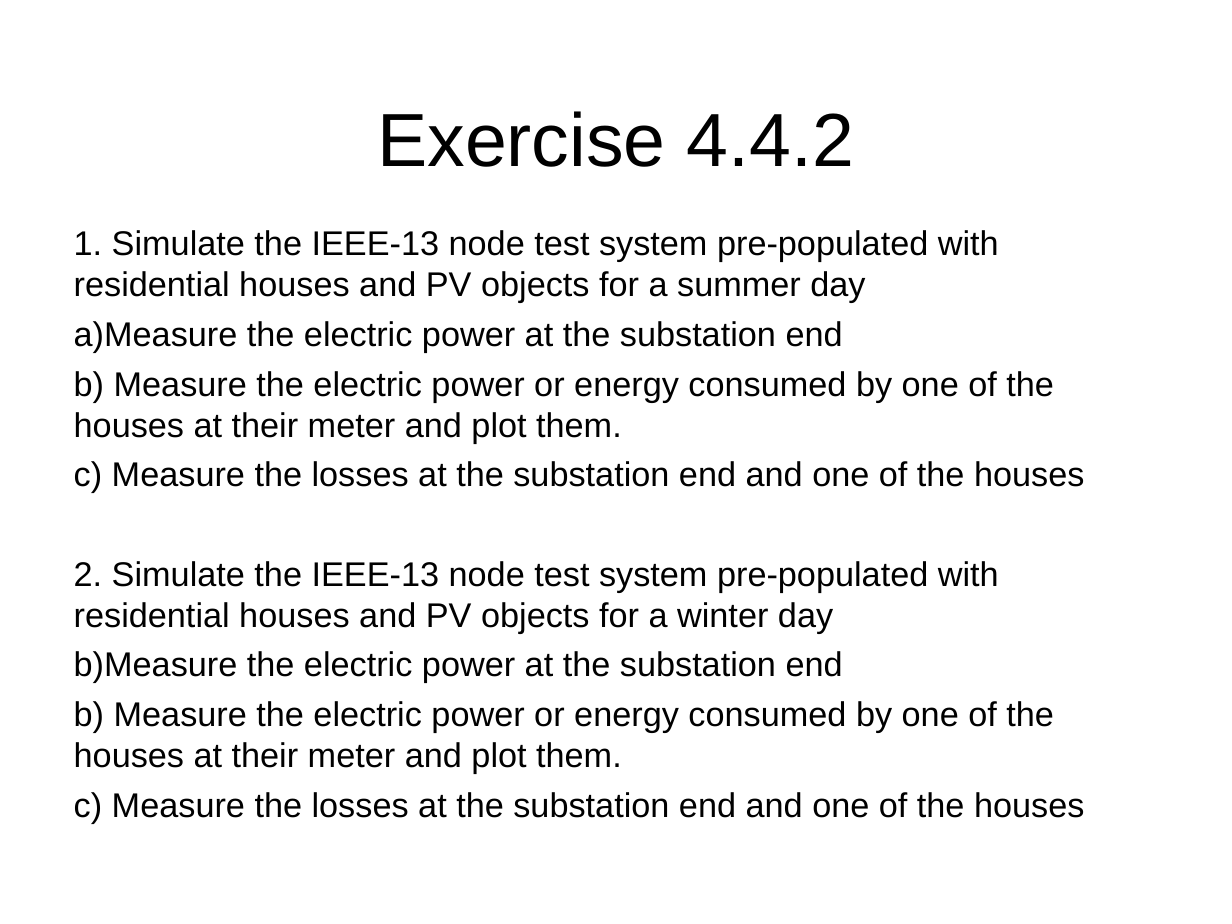
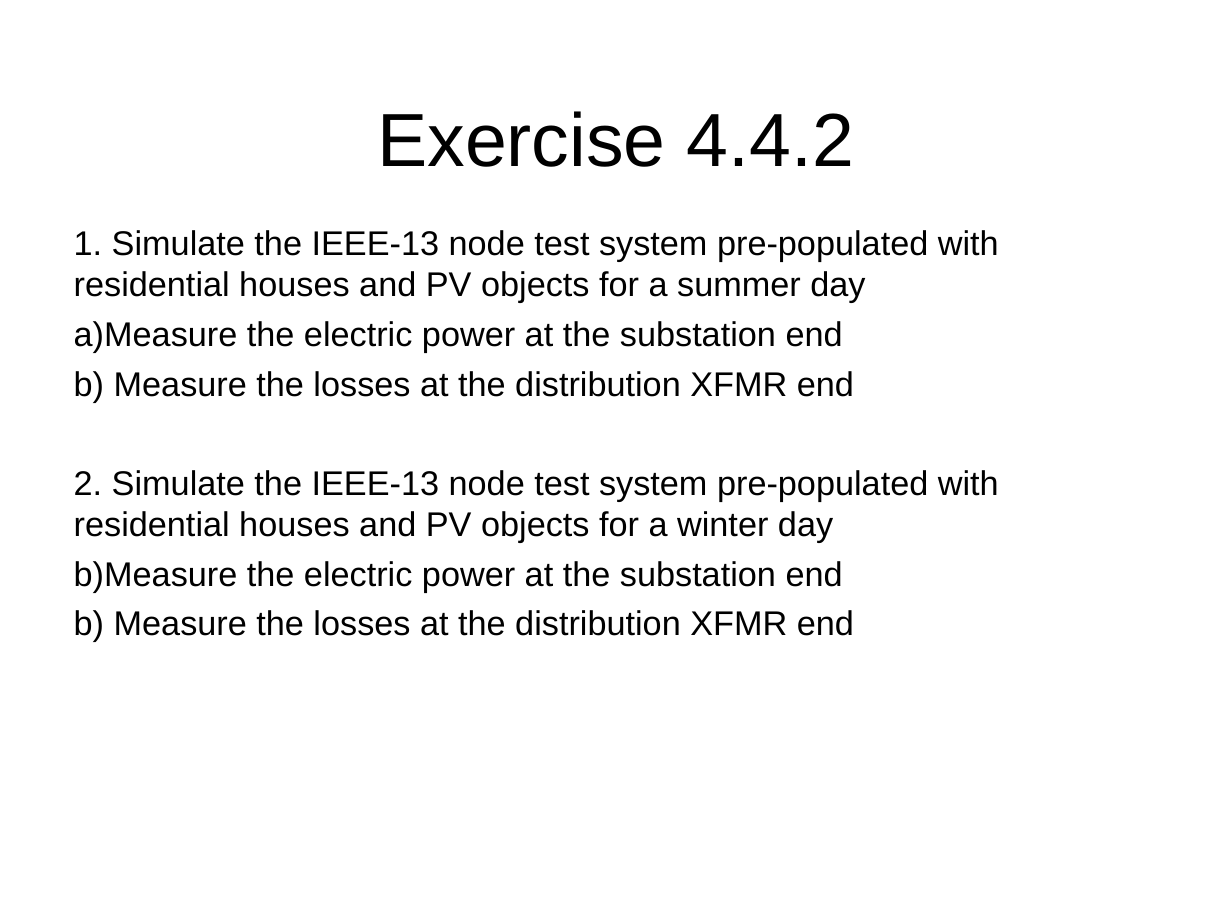
Before and after one commit to gridlab-d/course, a slide deck: slide 21 of ThreeDayCourse_v22/Day2/4.4 - Generator Module.ppt. Drawn at 1232x924 pixels with LibreOffice and Linux fonts; fonts in the diff are those of the drawing; background and template pictures are left out. Boxes give left, top, right and bottom in pixels: in the first picture for what was removed or moved away, otherwise in the second. Text is boxed around its words. In the diff, an @@ line names an element or a change of style, - is before the commit and + after.

```diff
--- a/ThreeDayCourse_v22/Day2/4.4 - Generator Module.ppt
+++ b/ThreeDayCourse_v22/Day2/4.4 - Generator Module.ppt
@@ text at [74,371,854,402]: text changed @@
-b) Measure the electric power or energy consumed by one of the houses at their meter and plot them.
-c) Measure the losses at the substation end and one of the houses
+b) Measure the losses at the distribution XFMR end
@@ text at [74,610,854,642]: text changed @@
-b) Measure the electric power or energy consumed by one of the houses at their meter and plot them.
-c) Measure the losses at the substation end and one of the houses
+b) Measure the losses at the distribution XFMR end
```
Also in this commit, not shown: 3 other slides changed.
